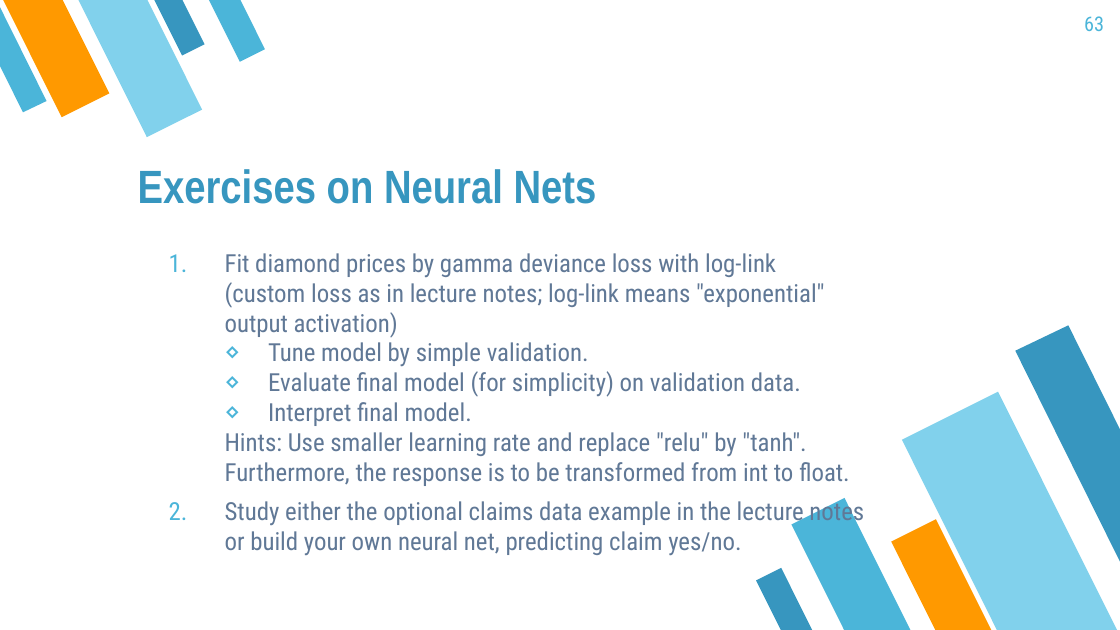
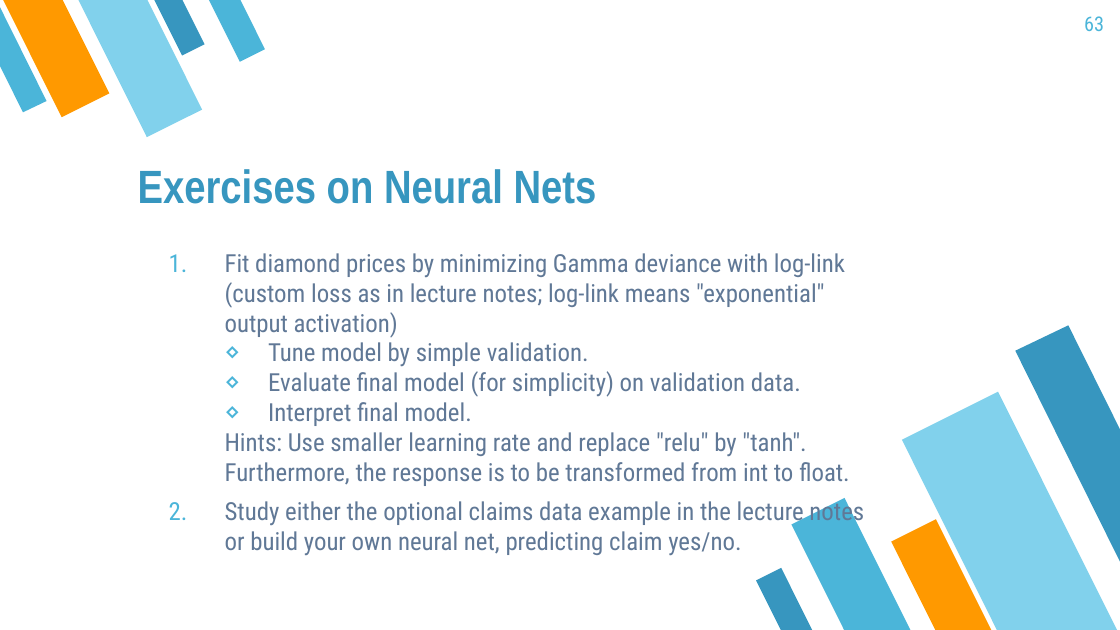
Before and after one commit to mayer79/ml_lecture, a slide deck: slide 63 of slides/ML_Lecture.pptx. Drawn at 1120x630 pixels with LibreOffice and Linux fonts; fonts in the diff are those of the drawing. Boxes give left, top, right and bottom in pixels: in the first picture for what was removed or moved away, otherwise in the second. Text is boxed around its words. In the diff, an @@ line names an element or a change of style, - is before the commit and + after.

Commit message:
fix term loss in Chapter Tree

```diff
--- a/slides/ML_Lecture.pptx
+++ b/slides/ML_Lecture.pptx
@@ text at [225, 253, 845, 337]: text changed @@
-1. Fit diamond prices by gamma deviance loss with log-link
-   (custom loss as in lecture notes; log-link means "exponential" output activation)
+1. Fit diamond prices by minimizing Gamma deviance with log-link
+   (custom loss as in lecture notes; log-link means "exponential" output activation)
```
Also in this commit, not shown: 1 other slide changed, 4 other files.
